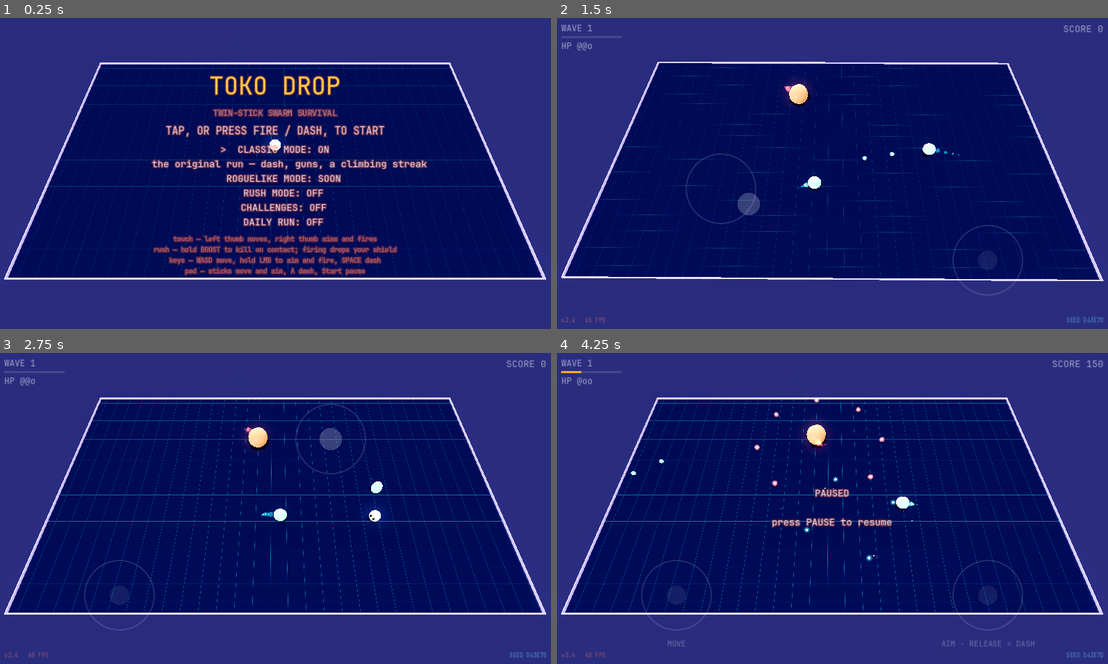
Above: before the commit, frames 1-4 (two rows, left to right).
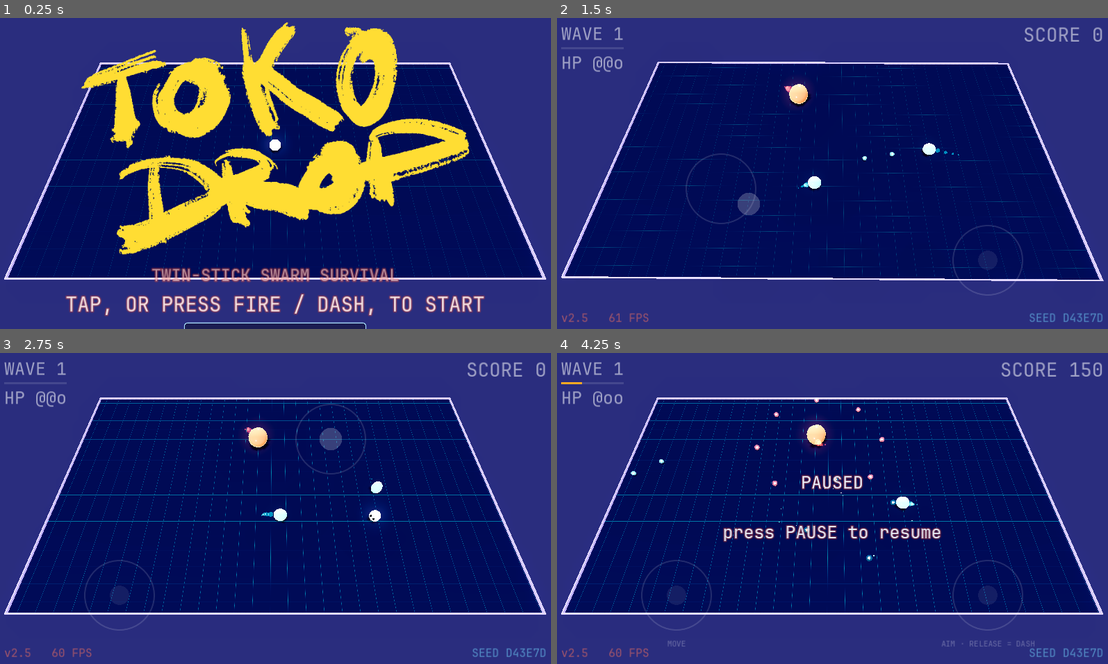
Above: after the commit, the same moments.

Repository: mbace1/toko-drop-godot
Game: Godot game, scene res://scenes/main.tscn
Two runs of this game, one before a commit and one after it. Both use one fixed random seed, a clock stepped at 60 frames per second and the inputs below.
Inputs (mouse positions are in pixels of both pictures, inside the frame that each line leads up to):
- Up to frame 1 (0.25 s): no input
- Up to frame 2 (1.5 s): tap Enter at 0.5 s; move the mouse to (953, 157) at 0.52 s; hold D (move_right) 0.53-1.25 s; tap Space (dash) at 0.6 s; click (953, 157) at 0.67 s; drag from (722, 189) to (804, 235) at 1.27 s
- Up to frame 3 (2.75 s): move the mouse to (330, 440) at 2.02 s; press the mouse at (330, 440) at 2.03 s; hold D (move_right) from 2.03 s (still down); tap Space (dash) at 2.3 s
- Up to frame 4 (4.25 s): release D (move_right) at 2.75 s; release the mouse at (887, 440) at 2.75 s; drag from (804, 570) to (667, 461) at 2.77 s; move the mouse to (997, 555) at 3.52 s; hold A (move_left) from 3.53 s (still down); hold Q from 3.53 s (still down); click (997, 555) at 3.67 s; tap Space (dash) at 3.8 s; tap Escape (pause) at 4.15 s

The runs differ from the first frame. In frame 1, 27% of the frame differs, in the area x 11-89%, y 1-100%; in frame 2, 1.2%; in frame 3, 1.2%; in frame 4, 3.4%.

Commit message:
Fit the HUD on width, port the real logo, and make the mode rows chips
Owner feedback on v2.4 was "menu items look better, can be bigger, no
logo yet". The "small" part had a real cause, and it was measured rather
than guessed: the HUD reference fitted on min(width, height), which on a
portrait phone letterboxed the WHOLE UI into a 1280x720 band across the
middle 28% of the screen. Nothing in the menu could be bigger than that
band, and it is also why the bottom corner readouts sat at 63% of screen
height instead of at the bottom. A debug print in the running Web build
gave viewport 1280x2607 against a 720-tall reference.

The HUD now fits on WIDTH only: 1280 design units always span the screen
width, and the design height is however many of those units the screen
is tall. Every font size was then re-derived from the browser's own — at
this scale a design unit is ~0.32 CSS px on a 412px phone, so its
13-16px overlay text is ~40-50 units, about double what this had. The
HUD readouts now sit at the real screen corners, as they do in the
browser.

The wordmark is the browser's actual hand-drawn logo.png rather than
text set in the body font — the one part of that screen typography
cannot reproduce, and this game's own art from the same project. The
text headline stays as a fallback so a failed load is a plain title
rather than a title screen with no title.

The mode rows are now the browser's bordered chips (PanelContainer +
StyleBoxFlat, 2px border, translucent fill, 8px radius) with the
selected row's detail moved to sit directly under it. Chips override the
overlay's inherited neon glow exactly as the browser's do — without that
the one orange halo sat on every chip and swamped the state colours.

Fixed in the same pass, and predating the chips: the ON/OFF badge was
lying. It followed `mode` (the run that happened last) while start plays
the row the CARET is on, so walking down to DAILY RUN read OFF while
start would have launched exactly that. ON now means "this is what start
will play".

Verified: smoke green, clean headless boot, and Playwright captures of
the title, a live run and a paused run.

Co-Authored-By: Claude Sonnet 5 <noreply@anthropic.com>
Claude-Session: https://claude.ai/code/session_01YVYCthnnpMWQ6WawyhARue

Diff:
--- a/scripts/main.gd
+++ b/scripts/main.gd
@@ -48,7 +48,7 @@
 
 ## main.js GRID_CELL — world units per floor-grid cell, chosen to keep the
 ## Shown in the corner, the way the browser prints v221.
-const VERSION := "2.4"
+const VERSION := "2.5"
 
 ## cells square on a non-square arena.
 const GRID_CELL := 1.286
@@ -85,16 +85,16 @@
 ## OFF-by-default toggle beneath it) — this restores that.
 const MODE_ROWS := [
 	{"mode": Mode.CLASSIC, "label": "CLASSIC MODE",
-	 "note": "the original run — dash, guns, a climbing streak", "ready": true},
+	 "note": "the original run — dash, guns, a climbing streak", "ready": true, "accent": Color(0.40, 0.80, 1.00)},
 	{"mode": Mode.ROGUELIKE, "label": "ROGUELIKE MODE",
-	 "note": "no upgrades — pure arcade survival", "ready": false},
+	 "note": "no upgrades — pure arcade survival", "ready": false, "accent": Color(0.00, 1.00, 0.80)},
 	{"mode": Mode.RUSH, "label": "RUSH MODE",
-	 "note": "boost to kill — shoot and you lose your shield", "ready": true},
+	 "note": "boost to kill — shoot and you lose your shield", "ready": true, "accent": Color(1.00, 0.53, 0.27)},
 	{"mode": Mode.CHALLENGE, "label": "CHALLENGES",
 	 "note": "levels, each with its own rule — reach C to open the next",
-	 "ready": true},
+	 "ready": true, "accent": Color(0.80, 0.53, 1.00)},
 	{"mode": Mode.DAILY, "label": "DAILY RUN",
-	 "note": "same seed as everyone today, worldwide — no upgrades", "ready": true},
+	 "note": "same seed as everyone today, worldwide — no upgrades", "ready": true, "accent": Color(1.00, 0.87, 0.40)},
 ]
 
 var state := State.MENU
@@ -209,6 +209,12 @@
 var _controls_label: Label
 var _menu_box: VBoxContainer
 var _menu_center: CenterContainer
+var _logo: TextureRect
+var _best_label: Label
+var _mode_list: VBoxContainer
+var _mode_chips: Array[PanelContainer] = []
+var _mode_chip_labels: Array[Label] = []
+var _mode_detail: Label
 var _hud_root: Control
 
 ## main.js's own check, ported verbatim: the ACTUAL device/window aspect,
@@ -493,6 +499,8 @@
 ## directly (a correct HUD, but a letterboxed 3D scene) — this gets the
 ## same correct HUD without paying the letterbox on the 3D scene too.
 const HUD_BASE_SIZE := Vector2(1280.0, 720.0)
+## The browser build's own wordmark, carried across rather than restyled.
+const LOGO_PATH := "res://assets/art/logo.png"
 
 func _update_hud_transform() -> void:
 	if hud == null:
@@ -500,15 +508,26 @@
 	var logical := get_viewport().get_visible_rect().size
 	if logical.x <= 0.0 or logical.y <= 0.0:
 		return
-	var k := minf(logical.x / HUD_BASE_SIZE.x, logical.y / HUD_BASE_SIZE.y)
-	var offset := (logical - HUD_BASE_SIZE * k) * 0.5
-	hud.transform = Transform2D(Vector2(k, 0.0), Vector2(0.0, k), offset)
+	# Fit on WIDTH ONLY, and let the design height follow the real aspect.
+	#
+	# This used to fit on `min(width, height)`, which on a portrait phone meant
+	# the entire UI was letterboxed into a 1280x720 band across the MIDDLE 28%
+	# of the screen: the menu could never be bigger than that band, and the two
+	# bottom corner readouts sat at 63% of screen height rather than at the
+	# bottom, because that is where the band ended. Measured, not guessed — a
+	# debug print gave viewport 1280x2607 against a 720-tall reference.
+	#
+	# Fitting on width keeps 1280 design units == the full screen width on any
+	# device (so every size in this file stays in one honest unit), while the
+	# height simply becomes however many of those units the screen is tall.
+	var k := logical.x / HUD_BASE_SIZE.x
+	hud.transform = Transform2D(Vector2(k, 0.0), Vector2(0.0, k), Vector2.ZERO)
 	# Re-assert the design rect: a resize can otherwise leave the root sized to
 	# whatever the viewport last was, which puts every anchored child back where
 	# this wrapper exists to stop them going.
 	if _hud_root != null:
 		_hud_root.position = Vector2.ZERO
-		_hud_root.size = HUD_BASE_SIZE
+		_hud_root.size = Vector2(HUD_BASE_SIZE.x, logical.y / k)
 
 func _setup_hud() -> void:
 	hud = CanvasLayer.new()
@@ -543,7 +562,7 @@
 	left.add_theme_constant_override("separation", 4)
 	_hud_root.add_child(left)
 
-	_wave_label = _make_hud_label(20)
+	_wave_label = _make_hud_label(40)
 	left.add_child(_wave_label)
 
 	_wave_bar = ProgressBar.new()
@@ -559,16 +578,16 @@
 	_wave_bar.add_theme_stylebox_override("fill", fill)
 	left.add_child(_wave_bar)
 
-	_hp_label = _make_hud_label(20)
+	_hp_label = _make_hud_label(40)
 	left.add_child(_hp_label)
 
 	# Rush's clock and chain sit UNDER the stack rather than fighting the
 	# centre for space (owner direction).
-	_rush_label = _make_hud_label(18)
+	_rush_label = _make_hud_label(34)
 	_rush_label.hide()
 	left.add_child(_rush_label)
 
-	_score_label = _make_hud_label(22)
+	_score_label = _make_hud_label(44)
 	_score_label.set_anchors_preset(Control.PRESET_TOP_RIGHT)
 	_score_label.grow_horizontal = Control.GROW_DIRECTION_BEGIN
 	_score_label.position = Vector2(-16, 12)
@@ -617,32 +636,90 @@
 	_menu_box.mouse_filter = Control.MOUSE_FILTER_IGNORE
 	_menu_center.add_child(_menu_box)
 
-	_title_label = _make_label(56)
+	# The real hand-drawn wordmark, the same `logo.png` the browser build puts
+	# at the top of showTitle() — not text set in the body font. It is the one
+	# piece of the title screen that cannot be reproduced with typography, and
+	# it is this game's own art from the same project, so it travels rather
+	# than being approximated. Browser sizing is `min(72vw, 340px, 43vh)`;
+	# 72% of the design width is the equivalent here, since 1280 design units
+	# now span exactly the screen width.
+	_logo = TextureRect.new()
+	if ResourceLoader.exists(LOGO_PATH):
+		_logo.texture = load(LOGO_PATH)
+	_logo.expand_mode = TextureRect.EXPAND_IGNORE_SIZE
+	_logo.stretch_mode = TextureRect.STRETCH_KEEP_ASPECT_CENTERED
+	_logo.custom_minimum_size = Vector2(920.0, 560.0)
+	_logo.size_flags_horizontal = Control.SIZE_SHRINK_CENTER
+	_logo.mouse_filter = Control.MOUSE_FILTER_IGNORE
+	_logo.hide()
+	_menu_box.add_child(_logo)
+
+	# Kept as a fallback headline for the case where the art is missing, so a
+	# failed load is a plain title rather than a title screen with no title.
+	_title_label = _make_label(72)
 	_title_label.text = "TOKO DROP"
 	_title_label.add_theme_color_override("font_color", Color(1.0, 0.8, 0.267))
 	_title_label.horizontal_alignment = HORIZONTAL_ALIGNMENT_CENTER
 	_title_label.hide()
 	_menu_box.add_child(_title_label)
 
-	_subtitle_label = _make_label(19)
+	_subtitle_label = _make_label(38)
 	_subtitle_label.text = "TWIN-STICK SWARM SURVIVAL"
 	_subtitle_label.add_theme_color_override("font_color", Color(0.9, 0.95, 1.0, 0.5))
 	_subtitle_label.horizontal_alignment = HORIZONTAL_ALIGNMENT_CENTER
 	_subtitle_label.hide()
 	_menu_box.add_child(_subtitle_label)
 
-	_cta_label = _make_label(24)
+	_cta_label = _make_label(46)
 	_cta_label.add_theme_color_override("font_color", Color(1.0, 1.0, 1.0, 0.85))
 	_cta_label.horizontal_alignment = HORIZONTAL_ALIGNMENT_CENTER
 	_cta_label.hide()
 	_menu_box.add_child(_cta_label)
 
-	_msg_label = _make_label(22)
+	_best_label = _make_label(36)
+	_best_label.add_theme_color_override("font_color", Color(1.0, 0.87, 0.27, 0.85))
+	_best_label.horizontal_alignment = HORIZONTAL_ALIGNMENT_CENTER
+	_best_label.hide()
+	_menu_box.add_child(_best_label)
+
+	# The mode rows are the browser's bordered CHIPS, not a text list. In
+	# showTitle() each toggle is a real element with `border: 2px solid`, a
+	# translucent black fill, 8px radius and a colour that changes with its
+	# state; a caret in front of a line of text carries none of that. Godot's
+	# equivalent is a PanelContainer per row with its own StyleBoxFlat, built
+	# once here and re-tinted in `_refresh_menu()` rather than rebuilt.
+	_mode_list = VBoxContainer.new()
+	_mode_list.alignment = BoxContainer.ALIGNMENT_CENTER
+	_mode_list.add_theme_constant_override("separation", 6)
+	_mode_list.mouse_filter = Control.MOUSE_FILTER_IGNORE
+	_menu_box.add_child(_mode_list)
+
+	for i in MODE_ROWS.size():
+		var chip := PanelContainer.new()
+		chip.mouse_filter = Control.MOUSE_FILTER_IGNORE
+		chip.size_flags_horizontal = Control.SIZE_SHRINK_CENTER
+		var cl := _make_label(40)
+		cl.horizontal_alignment = HORIZONTAL_ALIGNMENT_CENTER
+		chip.add_child(cl)
+		_mode_list.add_child(chip)
+		_mode_chips.append(chip)
+		_mode_chip_labels.append(cl)
+
+	# One detail block, moved to sit directly under whichever chip is selected
+	# (move_child in _refresh_menu). Showing every row's detail at once
+	# overflowed the screen top and bottom, which is why only the selected
+	# row has ever carried it.
+	_mode_detail = _make_label(32)
+	_mode_detail.add_theme_color_override("font_color", Color(0.9, 0.95, 1.0, 0.55))
+	_mode_detail.horizontal_alignment = HORIZONTAL_ALIGNMENT_CENTER
+	_mode_list.add_child(_mode_detail)
+
+	_msg_label = _make_label(40)
 	_msg_label.horizontal_alignment = HORIZONTAL_ALIGNMENT_CENTER
 	_msg_label.vertical_alignment = VERTICAL_ALIGNMENT_CENTER
 	_menu_box.add_child(_msg_label)
 
-	_controls_label = _make_label(15)
+	_controls_label = _make_label(27)
 	_controls_label.add_theme_color_override("font_color", Color(0.9, 0.95, 1.0, 0.4))
 	_controls_label.horizontal_alignment = HORIZONTAL_ALIGNMENT_CENTER
 	_controls_label.hide()
@@ -651,14 +728,14 @@
 	# The corners the browser build uses: version and frame rate bottom-left,
 	# the run seed bottom-right.
 	# No glow on the corners: a 10px halo on 13px text swallows the glyphs.
-	_corner_l = _make_hud_label(13)
+	_corner_l = _make_hud_label(26)
 	_corner_l.add_theme_color_override("font_color", Color(1.0, 0.45, 0.35, 0.55))
 	_corner_l.set_anchors_preset(Control.PRESET_BOTTOM_LEFT)
 	_corner_l.grow_vertical = Control.GROW_DIRECTION_BEGIN
 	_corner_l.position = Vector2(16, -30)
 	_hud_root.add_child(_corner_l)
 
-	_corner_r = _make_hud_label(13)
+	_corner_r = _make_hud_label(26)
 	_corner_r.add_theme_color_override("font_color", Color(0.45, 0.85, 1.0, 0.55))
 	_corner_r.set_anchors_preset(Control.PRESET_BOTTOM_RIGHT)
 	_corner_r.grow_horizontal = Control.GROW_DIRECTION_BEGIN
@@ -667,7 +744,7 @@
 	_corner_r.horizontal_alignment = HORIZONTAL_ALIGNMENT_RIGHT
 	_hud_root.add_child(_corner_r)
 
-	_toast = _make_label(24)
+	_toast = _make_label(52)
 	_toast.set_anchors_preset(Control.PRESET_CENTER_TOP)
 	_toast.grow_horizontal = Control.GROW_DIRECTION_BOTH
 	_toast.position.y = 90.0
@@ -839,20 +916,20 @@
 					challenge_i = (challenge_i + step + n) % n
 					if Challenges.unlocked(challenge_i, save):
 						break
-				_msg_label.text = _menu_text()
+				_refresh_menu()
 				return
 			if MODE_ROWS[_menu_row]["mode"] == Mode.RUSH \
 					and (Input.is_action_just_pressed("move_left") \
 					or Input.is_action_just_pressed("move_right")):
 				rush.cycle_ability(1 if Input.is_action_just_pressed("move_right") else -1)
-				_msg_label.text = _menu_text()
+				_refresh_menu()
 				return
 			if Input.is_action_just_pressed("move_down"):
 				_menu_row = mini(_menu_row + 1, MODE_ROWS.size() - 1)
-				_msg_label.text = _menu_text()
+				_refresh_menu()
 			elif Input.is_action_just_pressed("move_up"):
 				_menu_row = maxi(_menu_row - 1, 0)
-				_msg_label.text = _menu_text()
+				_refresh_menu()
 			elif input_mgr.dash_pressed() or Input.is_action_just_pressed("fire") \
 					or input_mgr.left.active or input_mgr.right.active:
 				var row: Dictionary = MODE_ROWS[_menu_row]
@@ -1811,9 +1888,25 @@
 ## box holding just _msg_label — which then centres exactly the way the single
 ## label used to, so pause/death/recap need no layout of their own.
 func _menu_chrome(on: bool) -> void:
-	for l in [_title_label, _subtitle_label, _cta_label, _controls_label]:
+	var have_logo: bool = _logo != null and _logo.texture != null
+	if _logo != null:
+		_logo.visible = on and have_logo
+	for l in [_subtitle_label, _cta_label, _controls_label]:
 		if l != null:
 			l.visible = on
+	# The text headline only stands in when the art failed to load.
+	if _title_label != null:
+		_title_label.visible = on and not have_logo
+	# The chip list and the best-score line are menu-only too. _msg_label is
+	# the opposite: it carries pause/death/recap text, so it is hidden ON the
+	# menu and shown everywhere else — the chips replaced what it used to say
+	# there.
+	if _mode_list != null:
+		_mode_list.visible = on
+	if _best_label != null:
+		_best_label.visible = on and save.hi_score > 0
+	if _msg_label != null:
+		_msg_label.visible = not on
 
 func _show_menu() -> void:
 	state = State.MENU
@@ -1826,8 +1919,7 @@
 	_menu_chrome(true)
 	_cta_label.text = "TAP, OR PRESS FIRE / DASH, TO START"
 	_controls_label.text = _controls_text()
-	_msg_label.text = _menu_text()
-	_msg_label.show()
+	_refresh_menu()
 	# NOT _open_feedback() — this is the fresh title screen, not a death
 	# recap, and _open_feedback() asks a question keyed off whatever run
 	# JUST ended. Calling it here opened the full panel (question, chips,
@@ -1840,52 +1932,105 @@
 ## The title screen, built as text so it reflows on a phone without a layout
 ## pass. The selected mode row is marked with a caret, the same way the
 ## browser hub marks its selection.
-func _menu_text() -> String:
-	var out := []
+## Repaints the mode chips, their state colours, and the detail block under the
+## selected one. Replaces the old `_menu_text()`, which built the whole list as
+## one string — a caret in front of a line cannot express the browser's
+## bordered, state-coloured toggles.
+func _refresh_menu() -> void:
 	save.mode = _menu_mode_key()
-	# Subtitle and the call to action are their OWN labels now (_subtitle_label
-	# / _cta_label) so they can carry the browser's own sizes; only the best
-	# score and the mode rows are left in this string.
+	_best_label.visible = save.hi_score > 0
 	if save.hi_score > 0:
-		out.append("BEST %d" % save.hi_score)
-		out.append("")
+		_best_label.text = "BEST %d" % save.hi_score
+
 	for i in MODE_ROWS.size():
 		var row: Dictionary = MODE_ROWS[i]
-		var caret := ">" if i == _menu_row else " "
-		var state_txt := "ON" if mode == row["mode"] else "OFF"
-		if not row["ready"]:
+		var ready_row: bool = row["ready"]
+		var picked := i == _menu_row
+		# ON means "this is what pressing start will play", which is the row the
+		# caret is on — NOT `mode`, the run that happened last. Those two came
+		# apart: walking the caret down to DAILY RUN left it reading OFF while
+		# start would have launched exactly that, so the menu was lying about
+		# its own button. Predates the chips; the chips just made it loud.
+		var on: bool = picked and ready_row
+		var state_txt := "ON" if on else "OFF"
+		if not ready_row:
 			state_txt = "SOON"
-		out.append("%s  %s: %s" % [caret, row["label"], state_txt])
-		# Detail lines belong to the SELECTED row only. Three modes each with a
-		# note, an ability line and a level line overflowed the screen top and
-		# bottom on the web build — the title was cut off.
-		if i != _menu_row:
-			continue
-		out.append("     %s" % row["note"])
-		if row["mode"] == Mode.CHALLENGE:
-			var lv := Challenges.get_level(challenge_i)
-			var rec = save.levels.get(String(lv["id"]), {})
-			var g := ""
-			var best := 0
-			if typeof(rec) == TYPE_DICTIONARY:
-				g = String(rec.get("grade", ""))
-				best = int(rec.get("best_score", 0))
-			var pick := "< %s >" if i == _menu_row else "  %s  "
-			var rn: String = Challenges.RULE_NAME[lv["rule"]]
-			var tag := ("%s   %s" % [lv["name"], rn]) if rn != "" else String(lv["name"])
-			out.append("     " + (pick % tag))
-			out.append("     %ds \u2014 %s" % [int(lv["duration"]), Challenges.RULE_BLURB[lv["rule"]]])
-			if best > 0:
-				out.append("     best %d%s" % [best, ("   GRADE " + g) if g != "" else ""])
-		if row["mode"] == Mode.RUSH:
-			# The < > only appear on the SELECTED row: arrows you cannot press
-			# yet read as a control that is broken.
-			var pick := "< %s >" if i == _menu_row else "  %s  "
-			out.append("     " + (pick % rush.ability_name()) + "  " + rush.ability_blurb())
-		if row["mode"] == Mode.DAILY:
-			var dm := Daily.mod_for(Daily.today())
-			out.append("     today: %s" % (dm.to_upper() if dm != "" else "no twist"))
-	return "\n".join(out)
+		_mode_chip_labels[i].text = "%s: %s" % [row["label"], state_txt]
+
+		# Colour carries three separate facts, the way the browser's chips do:
+		# which row the caret is on, whether that row is switched ON, and whether
+		# it is playable at all. A row that is merely SELECTED must not look
+		# switched on, or the menu lies about what pressing start will do.
+		var accent: Color = row["accent"]
+		var border: Color
+		var text: Color
+		if not ready_row:
+			border = Color(0.27, 0.27, 0.33, 0.8)
+			text = Color(0.47, 0.47, 0.67)
+		elif on:
+			border = accent
+			text = accent.lerp(Color.WHITE, 0.35)
+		else:
+			border = Color(0.27, 0.27, 0.33)
+			text = Color(0.47, 0.47, 0.67)
+		if picked:
+			border = border.lerp(Color.WHITE, 0.45)
+			text = text.lerp(Color.WHITE, 0.25)
+
+		var sb := StyleBoxFlat.new()
+		sb.bg_color = Color(0.0, 0.0, 0.0, 0.35)
+		sb.set_border_width_all(2)
+		sb.border_color = border
+		sb.set_corner_radius_all(8)
+		sb.content_margin_left = 18.0
+		sb.content_margin_right = 18.0
+		sb.content_margin_top = 6.0
+		sb.content_margin_bottom = 6.0
+		_mode_chips[i].add_theme_stylebox_override("panel", sb)
+		_mode_chip_labels[i].add_theme_color_override("font_color", text)
+		# The chips override the overlay's inherited neon glow, exactly as the
+		# browser's do (`text-shadow: ${on ? '0 0 12px <accent>' : 'none'}`).
+		# Without this the one orange halo sits on every chip and swamps the
+		# state colours the borders and text are trying to carry — the whole
+		# list went the same shade of orange in the first capture.
+		var glow: Color = Color(accent.r, accent.g, accent.b, 0.5) if on 			else Color(0, 0, 0, 0)
+		_mode_chip_labels[i].add_theme_color_override("font_shadow_color", glow)
+		_mode_chip_labels[i].add_theme_constant_override(
+			"shadow_outline_size", 8 if on else 0)
+
+	_mode_detail.text = _mode_detail_text(_menu_row)
+	# Sit the detail directly beneath the chip it belongs to.
+	_mode_list.move_child(_mode_detail, _menu_row + 1)
+
+## The selected row's own lines — its note, plus whatever that mode needs to
+## say about itself (the challenge level and its record, Rush's ability, the
+## day's twist).
+func _mode_detail_text(i: int) -> String:
+	var row: Dictionary = MODE_ROWS[i]
+	var out := [String(row["note"])]
+	if row["mode"] == Mode.CHALLENGE:
+		var lv := Challenges.get_level(challenge_i)
+		var rec = save.levels.get(String(lv["id"]), {})
+		var g := ""
+		var best := 0
+		if typeof(rec) == TYPE_DICTIONARY:
+			g = String(rec.get("grade", ""))
+			best = int(rec.get("best_score", 0))
+		var rn: String = Challenges.RULE_NAME[lv["rule"]]
+		var tag := ("%s   %s" % [lv["name"], rn]) if rn != "" else String(lv["name"])
+		out.append("< %s >" % tag)
+		out.append("%ds — %s" % [int(lv["duration"]), Challenges.RULE_BLURB[lv["rule"]]])
+		if best > 0:
+			out.append("best %d%s" % [best, ("   GRADE " + g) if g != "" else ""])
+	if row["mode"] == Mode.RUSH:
+		# The < > only appear on the SELECTED row: arrows you cannot press yet
+		# read as a control that is broken.
+		out.append("< %s >  %s" % [rush.ability_name(), rush.ability_blurb()])
+	if row["mode"] == Mode.DAILY:
+		var dm := Daily.mod_for(Daily.today())
+		out.append("today: %s" % (dm.to_upper() if dm != "" else "no twist"))
+	return "
+".join(out)
 
 ## The controls block — its own Label so it can carry the browser's much
 ## smaller, dimmer treatment (9.5px at 0.32 alpha in showTitle()) instead of
Binary file added: assets/art/logo.png
Not shown, added: assets/art/logo.png.import
Not shown, changed: PORT_STATUS.md
